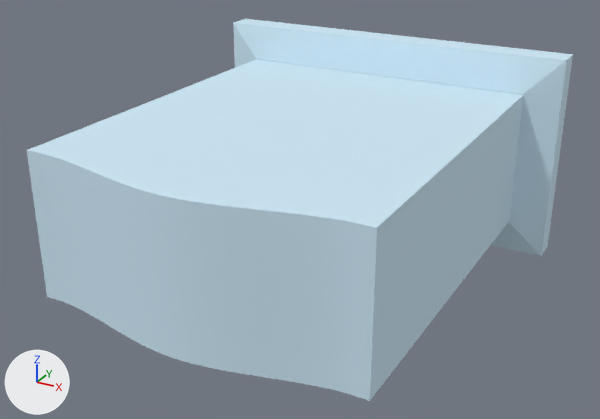
A saved change to the FBX model Unity Project/Giroux-CAP6117-SANC - crown/Assets/Models/LOD Headstones/PA-463-F.fbx.
Before and after are seen from a camera (50 mm lens) standing at (0.648, -1.575, 0.551) and looking at (0.003, -0.403, -0.035). Lighting does not change. The marker at lower left points along +X, +Y and +Z. The picture after the commit comes second. Objects named as collision shapes, trigger or cutter boxes, shadow casters or lower levels of detail are left out. Where no turn or scale is listed for an object, it has been applied to the vertices.

The first picture shows 'PA-463-F_LOD0'.
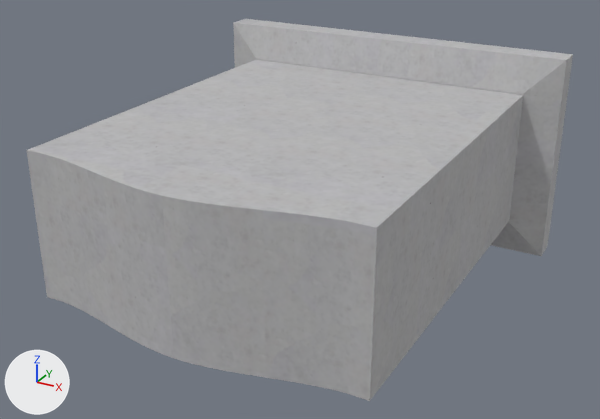
Pixel boxes (x1, y1, x2, y2) of what changed, in the pictures (600 x 419 px):
'PA-463-F_LOD0', surface changed (blue to grey): (27, 19, 573, 401) in both

Diff of the bpy script that builds the scene:
```diff
--- a/Unity Project/Giroux-CAP6117-SANC - crown/Assets/Models/LOD Headstones/PA-463-F.fbx.py
+++ b/Unity Project/Giroux-CAP6117-SANC - crown/Assets/Models/LOD Headstones/PA-463-F.fbx.py
@@ img_b_463_f_png @@
+img_b_463_f_png = load_image('B-463-F.png', '../../Materials/LOD Headstone Mats/B-463-F.png', 1024, 1024, 'sRGB')
@@ mat_0_615686_0_811765_0_929412_0_000000_0_125 @@
 mat_0_615686_0_811765_0_929412_0_000000_0_125 = principled_material('0.615686_0.811765_0.929412_0.000000_0.125')
-mat_0_615686_0_811765_0_929412_0_000000_0_125.base_color = (0.616, 0.812, 0.929)  # blue #cee9f7
-mat_0_615686_0_811765_0_929412_0_000000_0_125.roughness = 1.0
+mat_0_615686_0_811765_0_929412_0_000000_0_125.texture = img_b_463_f_png
+mat_0_615686_0_811765_0_929412_0_000000_0_125.roughness = 0.859
```
